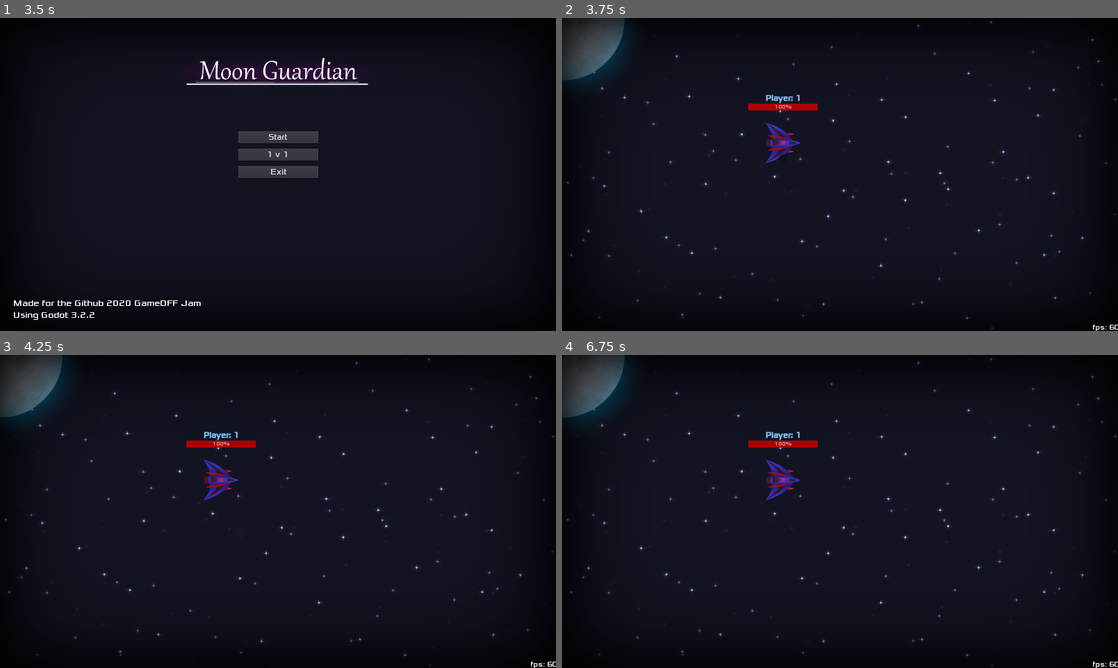
Above: before the commit, frames 1-4 (two rows, left to right).
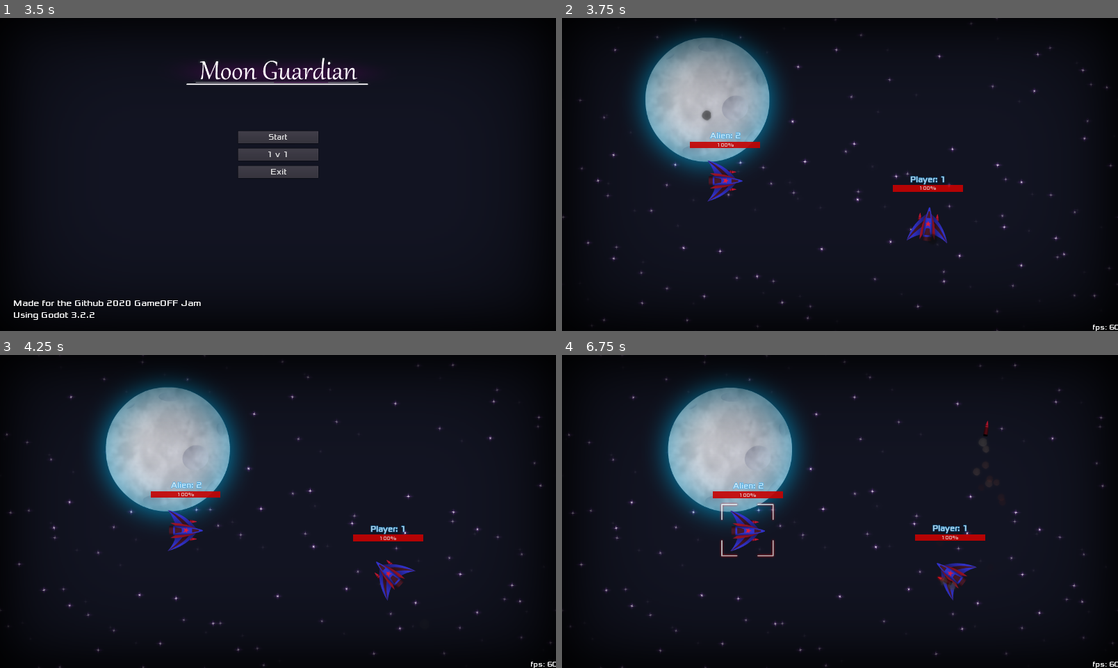
Above: after the commit, the same moments.

Repository: Najim-SD/Moon-Guardian
Game: Godot game, scene res://Scenes/Intro.tscn
Two runs of this game, one before a commit and one after it. Both use one fixed random seed, a clock stepped at 60 frames per second and the inputs below.
Inputs (mouse positions are in pixels of both pictures, inside the frame that each line leads up to):
- Up to frame 1 (3.5 s): move the mouse to (400, 158) at 0.52 s; right-click (400, 158) at 0.6 s; move the mouse to (166, 190) at 1.27 s; tap Space (launch) at 1.35 s; move the mouse to (333, 105) at 2.02 s; click (333, 105) at 2.1 s; move the mouse to (250, 237) at 2.77 s; right-click (250, 237) at 2.85 s
- Up to frame 2 (3.75 s): click "Start" at 3.5 s
- Up to frame 3 (4.25 s): no input
- Up to frame 4 (6.75 s): move the mouse to (1006, 558) at 4.27 s; tap Space (launch) at 4.35, 6.6 s; move the mouse to (673, 464) at 5.02 s; click (673, 464) at 5.1 s; move the mouse to (867, 511) at 5.77 s; right-click (867, 511) at 5.85 s; move the mouse to (756, 433) at 6.52 s

Frame 1 is identical in both runs. In frame 2, 14% of the frame differs, in the area x 0-100%, y 0-100%; in frame 3, 14%; in frame 4, 14%.
Error before the commit: Invalid get index 'position' (on base: 'null instance'). (res://Scripts/Camera2D.gd:39)

Commit message:
basic enemy waves code

Diff:
--- a/Scenes/Game.tscn
+++ b/Scenes/Game.tscn
@@ -1,11 +1,13 @@
-[gd_scene load_steps=5 format=2]
+[gd_scene load_steps=6 format=2]
 
 [ext_resource path="res://Scenes/MultiCam.tscn" type="PackedScene" id=1]
 [ext_resource path="res://Scenes/Moonship.tscn" type="PackedScene" id=2]
 [ext_resource path="res://Scenes/Spaceship.tscn" type="PackedScene" id=3]
+[ext_resource path="res://Scripts/Game.gd" type="Script" id=4]
 [ext_resource path="res://Scenes/Parallax.tscn" type="PackedScene" id=5]
 
 [node name="Game" type="Node2D"]
+script = ExtResource( 4 )
 
 [node name="Parallax" parent="." instance=ExtResource( 5 )]
 
@@ -15,12 +17,13 @@
 drag_margin_top = 0.0
 drag_margin_right = 0.0
 drag_margin_bottom = 0.0
-targets = [ "Spaceship1", "Moon" ]
+targets = [ "Spaceship", "Moonship" ]
 
 [node name="Moonship" parent="." instance=ExtResource( 2 )]
 mode = 1
 
-[node name="Spaceship1" parent="." instance=ExtResource( 3 )]
+[node name="Spaceship" parent="." instance=ExtResource( 3 )]
 position = Vector2( 509.14, 287.02 )
+useJoyStick = false
 
 [node name="LevelAudioPlayer" type="AudioStreamPlayer" parent="."]
--- a/Scenes/Spaceship.tscn
+++ b/Scenes/Spaceship.tscn
@@ -134,7 +134,7 @@
 rotation = 1.5708
 frames = SubResource( 1 )
 animation = "jetFlame"
-frame = 12
+frame = 3
 playing = true
 
 [node name="Missile1" parent="." instance=ExtResource( 19 )]
--- /dev/null
+++ b/Scripts/Game.gd
@@ -0,0 +1,35 @@
+extends Node2D
+
+export var maxWaves = 10
+var currentWave = 0
+
+var spaceshipScene = preload("res://Scenes/Spaceship.tscn")
+var enemies = []
+
+func _ready():
+	startWave()
+	pass
+
+func _process(delta):
+	var done = true
+	for e in enemies:
+		if e != null:
+			done = false
+			break
+	if done:
+		startWave()
+	pass
+
+func startWave():
+	enemies.clear()
+	currentWave += 1
+	for i in range(currentWave):
+		var eShip = spaceshipScene.instance()
+		call_deferred("add_child", eShip)
+		eShip.playerId = i+1
+		eShip.team = "enemy"
+		eShip.playerName = "Alien"
+		eShip.controlDevice = 3
+		enemies.append(eShip)
+		pass
+	pass
--- a/Scripts/Moon.gd
+++ b/Scripts/Moon.gd
@@ -1,5 +1,17 @@
 extends RigidBody2D
 
+export var team = "player"
+export var health:float = 100
+export var maxHealth:float = 100
+
+var cam = null
+var ship = null
 
 func _ready():
+	cam = get_parent().find_node("MultiCam")
+	ship = get_parent().find_node("Spaceship")
 	pass
+
+func _physics_process(delta):
+
+	pass
--- a/Scripts/Spaceship.gd
+++ b/Scripts/Spaceship.gd
@@ -24,7 +24,7 @@
 export var controlDevice = 0
 export var playerId = 0
 export var playerName = "Player"
-export var team = "Player Team"
+export var team = "player"
 
 var hitSound = preload("res://Sounds/Hit.wav")
 var laserSound = preload("res://Sounds/Laser_Shoot.wav")
Not shown: 2 places in Scenes/Spaceship.tscn that only renumber resources
